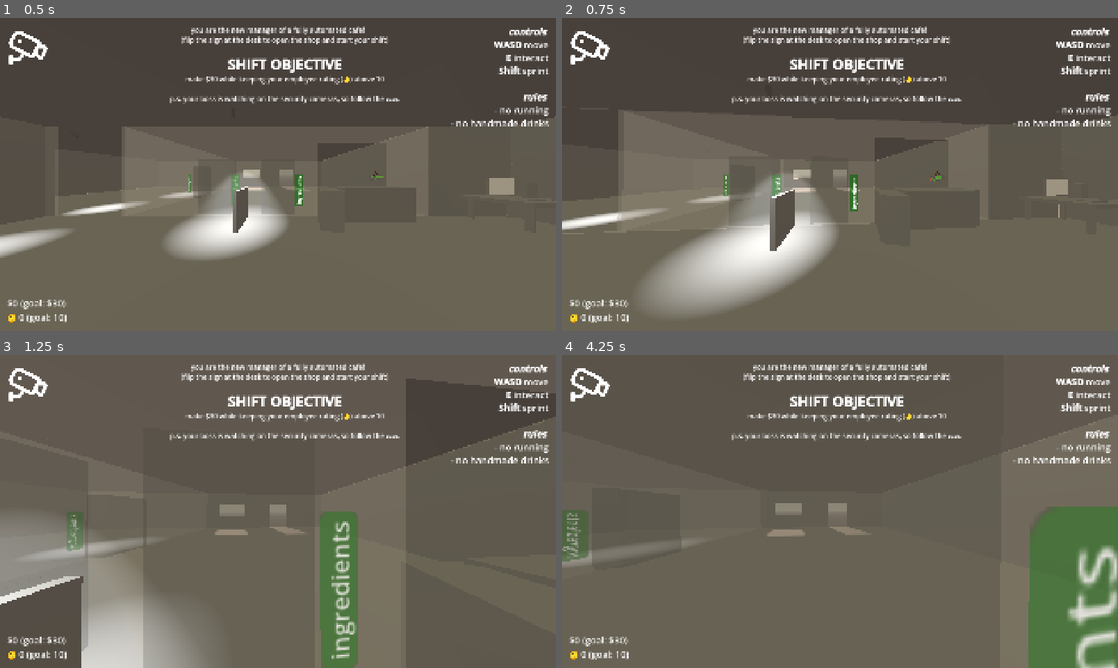
Above: before the commit, frames 1-4 (two rows, left to right).
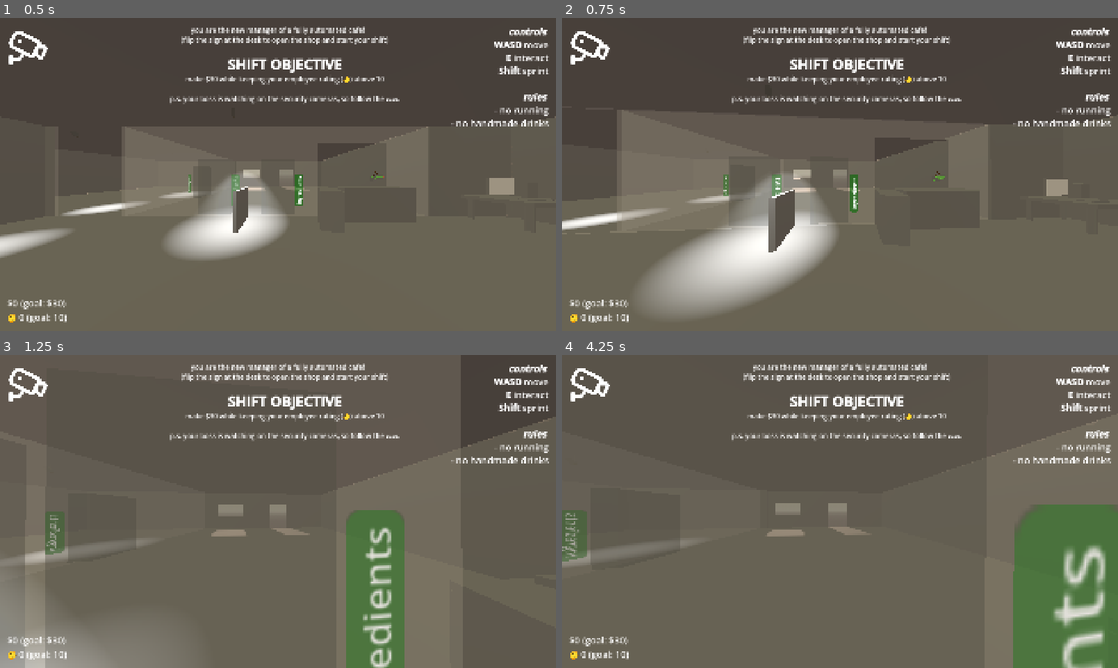
Above: after the commit, the same moments.

Repository: Sunday-Studio-Team/cafe
Game: Godot game, scene res://main.tscn
Same seed, same stepped clock (60 frames per second), same inputs: the game is played once before the commit and once after it.
Inputs (mouse positions are in pixels of both pictures, inside the frame that each line leads up to):
- Up to frame 1 (0.5 s): no input
- Up to frame 2 (0.75 s): move the mouse to (867, 174) at 0.52 s; hold W (move_forward) from 0.53 s (still down); hold Shift (sprint) from 0.53 s (still down)
- Up to frame 3 (1.25 s): keep holding W (move_forward); keep holding Shift (sprint)
- Up to frame 4 (4.25 s): keep holding W (move_forward); move the mouse to (812, 511) at 1.27 s; release Shift (sprint) at 1.28 s; tap E (interact) at 1.35 s; tap Shift (sprint) at 1.55, 3.05 s; tap Enter at 2, 3.5 s; move the mouse to (851, 505) at 2.02 s; hold Shift (sprint) 2.03-2.78 s; tap Space at 2.75 s; move the mouse to (834, 517) at 2.77 s; tap I at 2.85 s; move the mouse to (878, 514) at 3.52 s; hold Shift (sprint) from 3.53 s (still down)

Frame 1 is identical in both runs. In frame 2, 0.2% of the frame differs, in the area x 9-100%, y 29-75%; in frame 3, 24%, in the area x 0-100%, y 0-100%; in frame 4, 4.1%.

Commit message:
move move speed to Stats + adjust values

Diff:
--- a/godot/player.gd
+++ b/godot/player.gd
@@ -3,8 +3,6 @@
 
 const ACCELERATION := 25.0
 const DECELERATION := 25.0
-const DEFAULT_MOVE_SPEED := 1.25
-const SPRINT_MOVE_SPEED := 4.5
 const STRIDE_LENGTH := 0.75
 
 @export var camera: Camera3D
@@ -13,7 +11,7 @@
 @export var ingredients_bag: MeshInstance3D
 
 # this is a var separate to the const cos it changes when sprint etc
-var move_speed := DEFAULT_MOVE_SPEED
+var move_speed := Stats.DEFAULT_MOVE_SPEED
 var mouse_sens := 0.1
 # the mouse's movement since the last physics frame .
 # we get mouse input from _unhandled_input() which is called continuously, so
@@ -128,9 +126,9 @@
 
 func handle_sprint() -> void:
 	if Input.is_action_pressed("sprint"):
-		move_speed = SPRINT_MOVE_SPEED
+		move_speed = Stats.SPRINT_MOVE_SPEED
 	else:
-		move_speed = DEFAULT_MOVE_SPEED
+		move_speed = Stats.DEFAULT_MOVE_SPEED
 
 
 # (unfinished) plays footstep sounds with timing adjusted to speed
--- a/godot/stats.gd
+++ b/godot/stats.gd
@@ -1,12 +1,15 @@
 extends Node
 ## the idea here is to refactor a lot of the game's logic so important stats
 ## can be easily read, edited, and updated from here
+
+const DEFAULT_MOVE_SPEED := 1.0
+const SPRINT_MOVE_SPEED := 5.0
 
 var chance_of_machine_breaking := 0.2
 ## chance of machine making correct drink
 var machine_accuracy := 0.25
 var machine_time_to_make_drink := 4.0
-var customer_wait_time_machine := 20.0
+var customer_wait_time_machine := 30.0
 var customer_wait_time_window := 30.0
 var time_to_manually_make_drink := 3.0
 var penalty_for_running := 4
Not shown, changed: godot/todo.md
